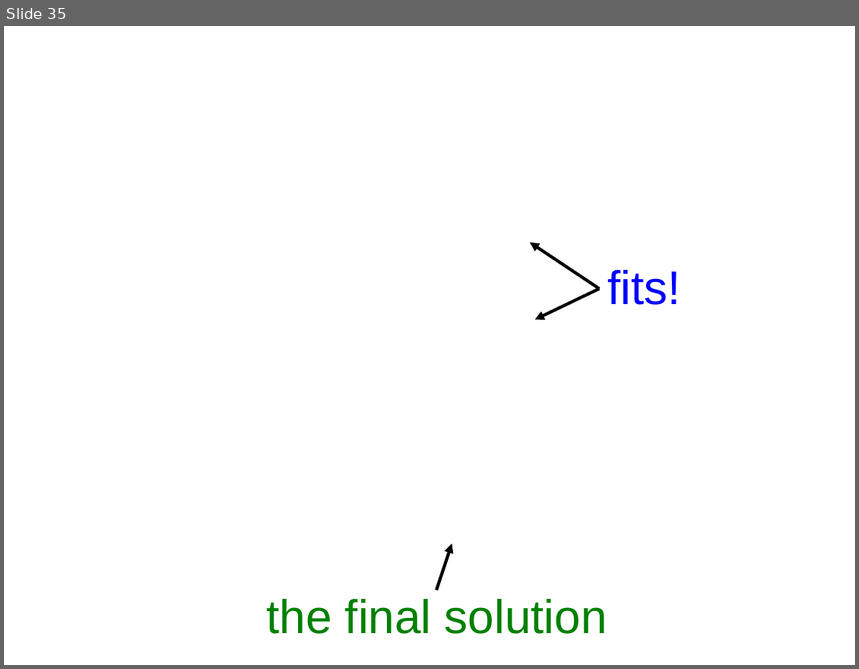
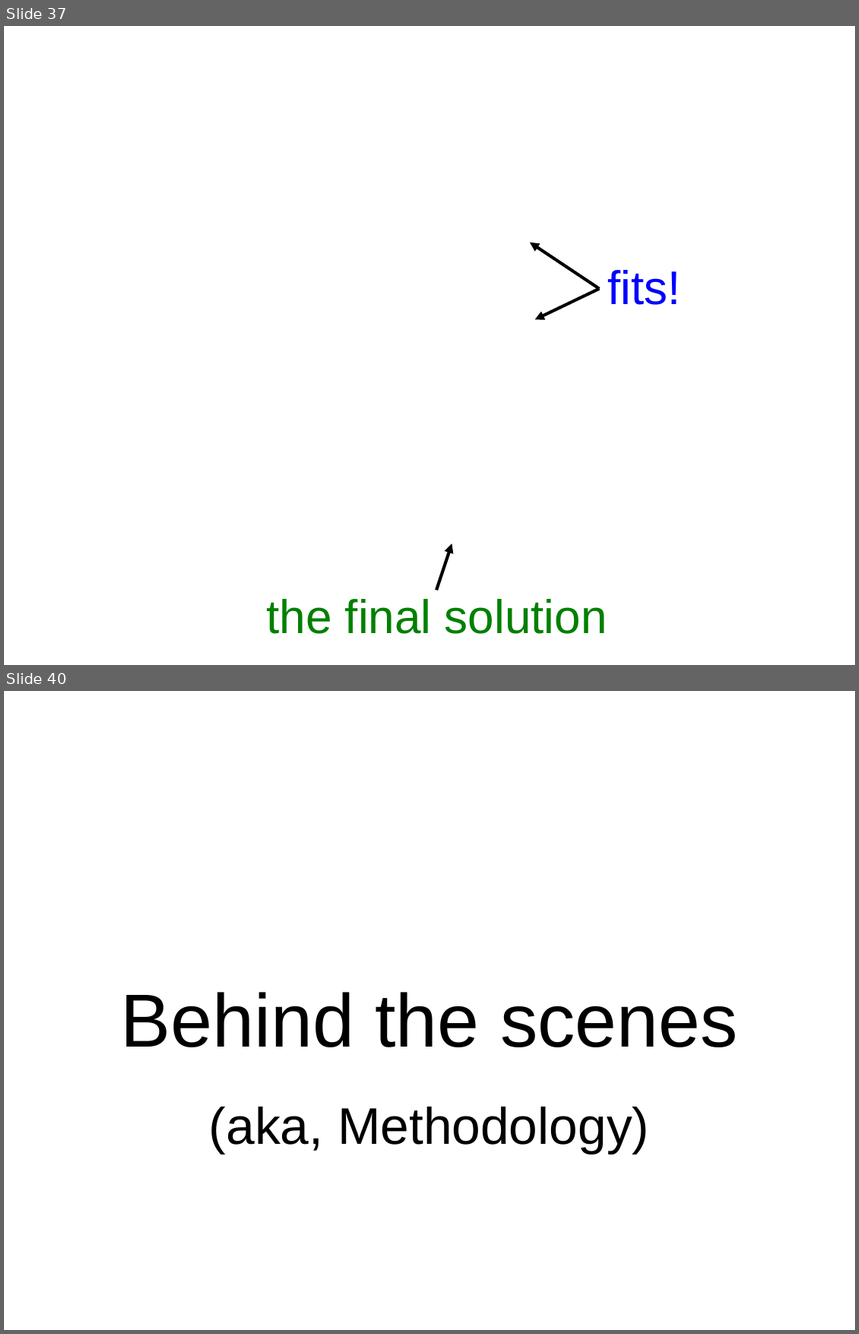
Before and after one commit to leouieda/agu-cancun2013, a slide deck: presentation/uieda_oliveirajr_barbosa.odp. Shown one above the other, each under a label of ours: slide 35 before the commit, slides 37 and 40 after it; the slides between them are not shown. The pictures are 859x669 and 859x1334 pixels, drawn with LibreOffice and Linux fonts; fonts in the diff are those of the drawing; background and template pictures are left out. Boxes give left, top, right and bottom in pixels: in the first picture for what was removed or moved away, otherwise in the second. Text is boxed around its words. In the diff, an @@ line names an element or a change of style, - is before the commit and + after.

Commit message:
Finished methodology

```diff
--- a/presentation/uieda_oliveirajr_barbosa.odp
+++ b/presentation/uieda_oliveirajr_barbosa.odp
@@ slide 40 added at <box>4,691,855,1330</box>, background #FFFFFF @@
@@ text added at <box>121,992,738,1154</box>, 48 pt, text #000000 @@
+Behind the scenes
+(aka, Methodology)
@@ what was slide 35 is now slide 37 @@
```
Also in this commit, not shown: 3 slides changed, 5 other slides added.
